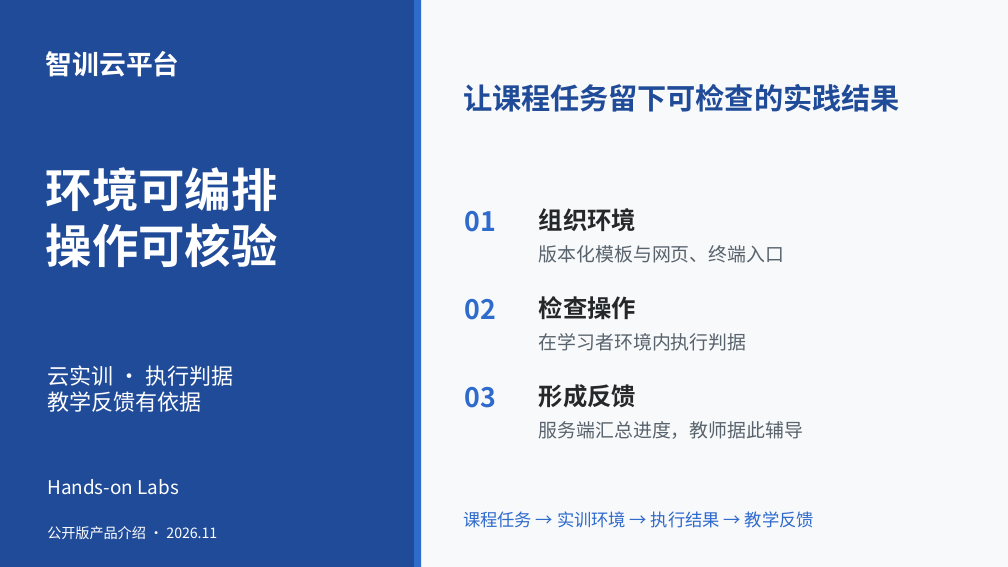
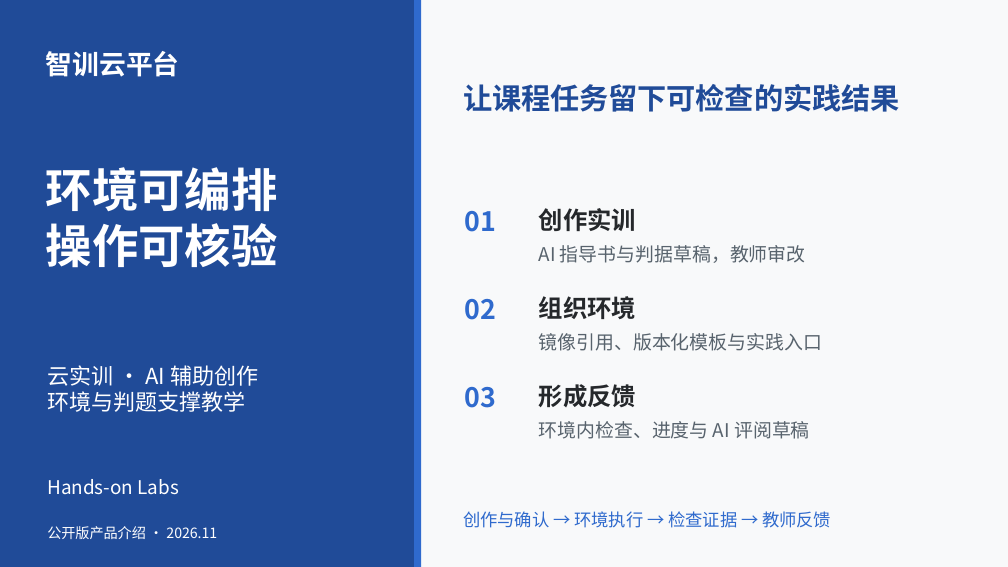
Before and after one commit to throwOctober/zhixun-cloud-showcase, a slide deck: slide 1 of project-overview.pptx. Drawn at 1008x567 pixels with LibreOffice and Linux fonts; fonts in the diff are those of the drawing. Boxes give left, top, right and bottom in pixels: in the first picture for what was removed or moved away, otherwise in the second. Text is boxed around its words. In the diff, an @@ line names an element or a change of style, - is before the commit and + after.

```diff
--- a/project-overview.pptx
+++ b/project-overview.pptx
@@ text added at (539,208,637,231), 23.2 pt, text #25282B, bold @@
+创作实训
@@ text added at (539,245,806,263), 18 pt, text #58636D @@
+AI 指导书与判据草稿，教师审改
@@ text "组织环境": place and size @@
-text "组织环境" at (539,208,637,231)
+text "组织环境" at (539,296,637,319)
@@ text removed at (539,296,637,320) @@
-检查操作
@@ text at (539,333,822,351): text changed @@
-版本化模板与网页、终端入口
+镜像引用、版本化模板与实践入口
@@ text removed at (539,333,747,351) @@
-在学习者环境内执行判据
@@ text at (47,365,258,412): text changed @@
-云实训 · 执行判据
-教学反馈有依据
+云实训 · AI 辅助创作
+环境与判题支撑教学
@@ text at (539,421,810,439): text changed @@
-服务端汇总进度，教师据此辅导
+环境内检查、进度与 AI 评阅草稿
@@ text at (463,511,831,528): text changed @@
-课程任务 → 实训环境 → 执行结果 → 教学反馈
+创作与确认 → 环境执行 → 检查证据 → 教师反馈
```
Also in this commit, not shown: 5 other slides changed, 3 other files.
